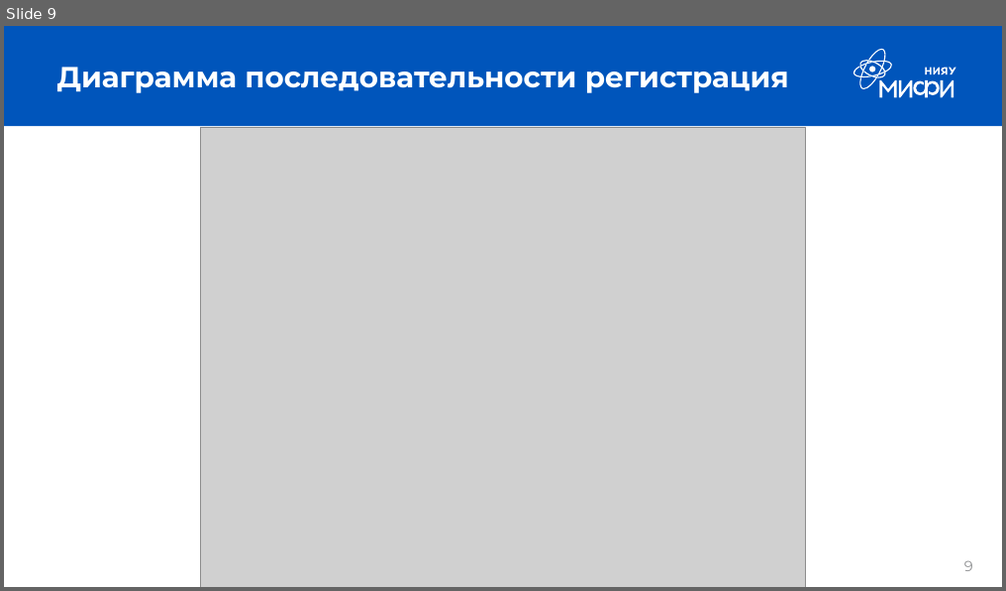
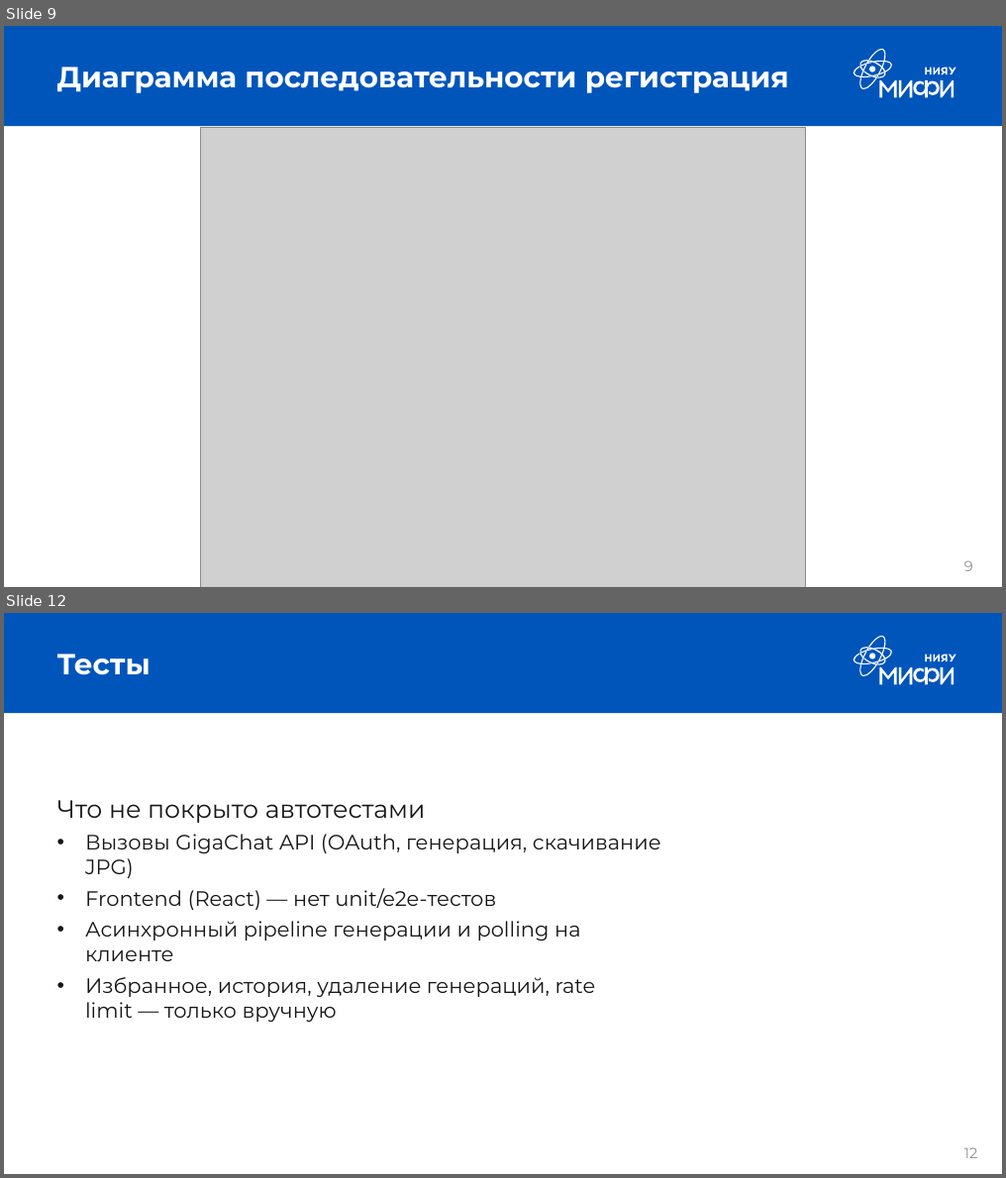
Before and after one commit to GeorgyNikolaev/MEPHI_Java_DD-Person, a slide deck: docs/Презентация.pptx. Shown one above the other, each under a label of ours: slide 9 before the commit, slides 9 and 12 after it; the slides between them are not shown. The pictures are 1006x591 and 1006x1178 pixels, drawn with LibreOffice and Linux fonts; fonts in the diff are those of the drawing; grey boxes stand for pictures. Boxes give left, top, right and bottom in pixels: in the first picture for what was removed or moved away, otherwise in the second. Text is boxed around its words. In the diff, an @@ line names an element or a change of style, - is before the commit and + after.

```diff
--- a/docs/Презентация.pptx
+++ b/docs/Презентация.pptx
@@ slide 12 added at box(4, 613, 1002, 1174), background #FFFFFF; not listed: 22 template elements that a slide beside it also shows @@
@@ title added at box(57, 654, 151, 675), 28 pt, text #FFFFFF, bold @@
+Тесты
@@ text added at box(57, 800, 661, 1022), 20 pt, text #171616 @@
+Что не покрыто автотестами
+• Вызовы GigaChat API (OAuth, генерация, скачивание JPG)
+• Frontend (React) — нет unit/e2e-тестов
+• Асинхронный pipeline генерации и polling на клиенте
+• Избранное, история, удаление генераций, rate limit — только вручную
```
Also in this commit, not shown: 2 slides changed, 1 other slide added.
